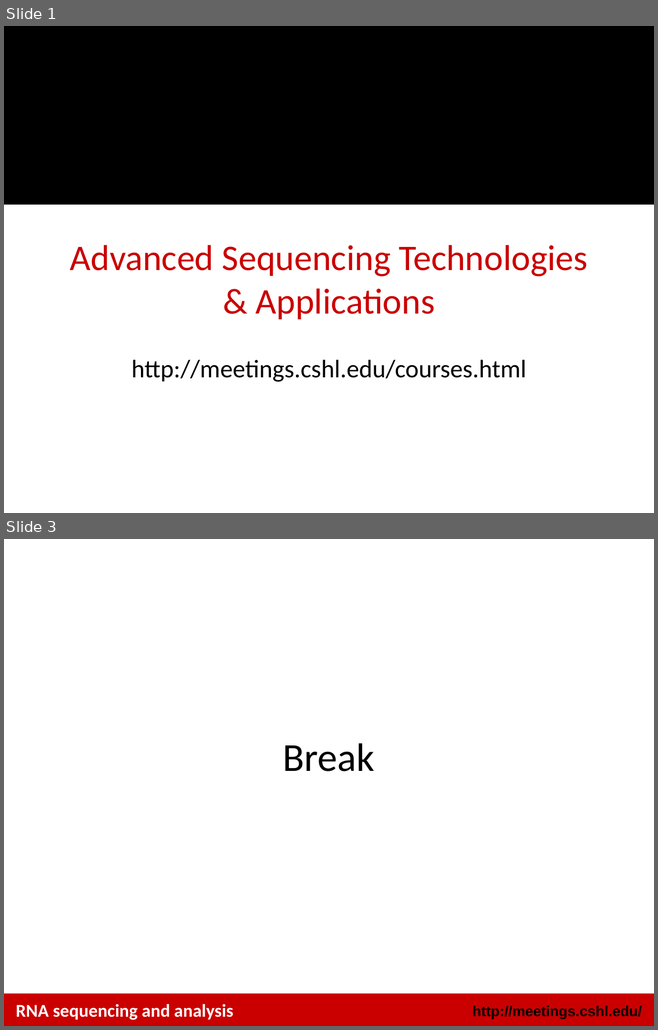
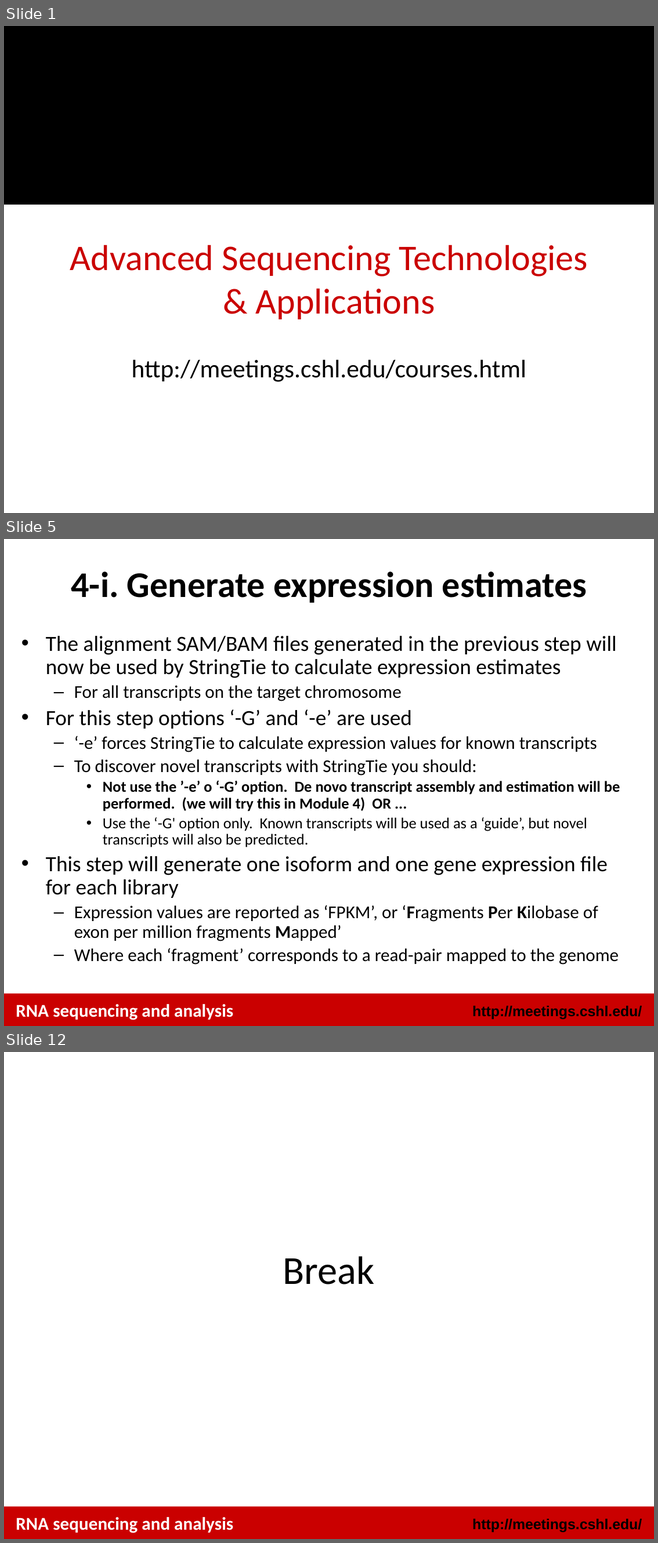
Before and after one commit to griffithlab/rnaseq_tutorial_wiki, a slide deck: LectureFiles/cshl/2016/RNASeq_Module3_Tutorial.pptx. Shown one above the other, each under a label of ours: slides 1 and 3 before the commit, slides 1, 5 and 12 after it; the slides between them are not shown. The pictures are 658x1030 and 658x1543 pixels, drawn with LibreOffice and Linux fonts; fonts in the diff are those of the drawing; background and template pictures are left out. Boxes give left, top, right and bottom in pixels: in the first picture for what was removed or moved away, otherwise in the second. Text is boxed around its words. In the diff, an @@ line names an element or a change of style, - is before the commit and + after.

Commit message:
Updated Module3 Slides

```diff
--- a/LectureFiles/cshl/2016/RNASeq_Module3_Tutorial.pptx
+++ b/LectureFiles/cshl/2016/RNASeq_Module3_Tutorial.pptx
@@ slide 5 added at box(4, 539, 654, 1026), background #FFFFFF; not listed: 2 template elements that a slide beside it also shows @@
@@ title added at box(71, 571, 586, 603), 40 pt, text #000000, bold @@
+4-i. Generate expression estimates
@@ text added at box(46, 636, 619, 965), 20 pt, text #000000 @@
+• The alignment SAM/BAM files generated in the previous step will now be used by StringTie to calculate expression estimates
+  – For all transcripts on the target chromosome
+• For this step options ‘-G’ and ‘-e’ are used
+  – ‘-e’ forces StringTie to calculate expression values for known transcripts
+  – To discover novel transcripts with StringTie you should:
+    • Not use the ’-e’ o ‘-G’ option. De novo transcript assembly and estimation will be performed. (we will try this in Module 4) OR ...
+    • Use the ‘-G' option only. Known transcripts will be used as a ‘guide’, but novel transcripts will also be predicted.
+• This step will generate one isoform and one gene expression file for each library
+  – Expression values are reported as ‘FPKM’, or ‘Fragments Per Kilobase of exon per million fragments Mapped’
+  – Where each ‘fragment’ corresponds to a read-pair mapped to the genome
@@ text added at box(16, 1004, 233, 1020), 20 pt, text #FFFFFF, bold @@
+RNA sequencing and analysis
@@ what was slide 3 is now slide 12 @@
```
Also in this commit, not shown: 1 slide changed, 8 other slides added, 3 other files.
